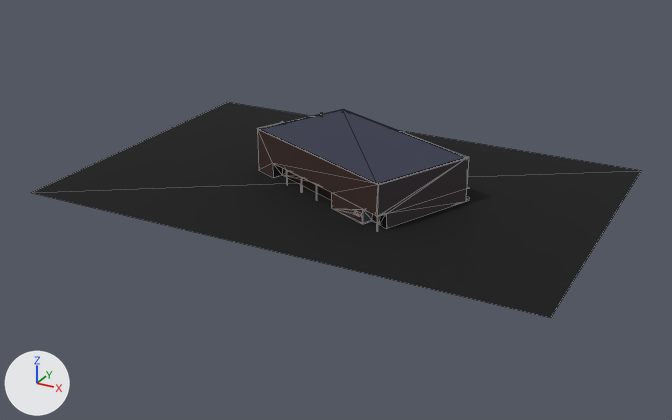
The glTF model public/twins/chatt/models/201-299-west-main-street.glb: old version first, new version second.
The view is the same before and after, from a camera (50 mm lens) standing at (130.8, -244.3, 111.4) and looking at (0.8, -8.0, -6.8). The axes (+X, +Y, +Z) are drawn at lower left. The lights are the same throughout. The older version comes first. Mesh edges are drawn as thin lines. Where no turn or scale is listed for an object, it has been applied to the vertices. Vertices at exactly the same position are counted once.

Script lines for the objects in view, before the commit:
```python
me_mesh_0 = bpy.data.meshes.new('Mesh_0')
me_mesh_0.from_pydata(...)  # 153 vertices, 298 faces; spans x -83.0..83.0, y -55.0..56.0, z -7.0..7.0
me_mesh_0.materials.append(mat_palettematerial001)  # picture img_palettebasecolor
ob_mesh_0 = bpy.data.objects.new('Mesh_0', me_mesh_0)
ob_mesh_0.location = (0.1, -0.3, 7.4)
```
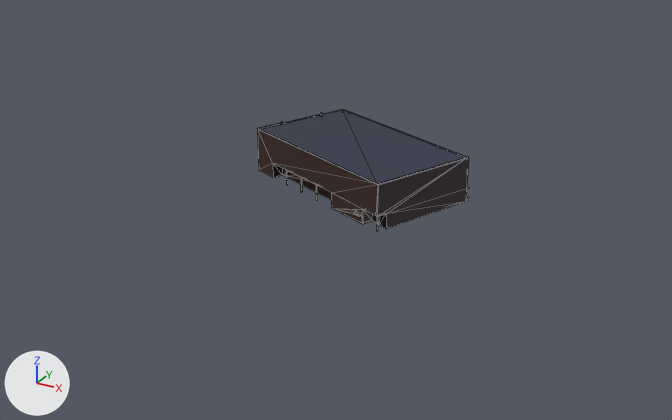
Where the newer file only moved an object's origin or applied its transform, the numbers keep the older frame.

What differs and where, as boxes [x1, y1, x2, y2] in the pictures (672 x 420 px):
```json
{"object": "Mesh_0", "change": "reshaped", "before": [31, 102, 641, 318], "after": [257, 109, 470, 231], "on screen": "65% narrower, 43% shorter"}
{"part": 1, "of": "me_mesh_0", "change": "deleted", "before": [31, 102, 641, 318]}
```

Scene script edits in JSON lines:
```json
{"block": "me_mesh_0", "where": "# used by ob_mesh_0; location = (0.1, -0.3, 7.4)"}
{"op": "remove", "block": "me_mesh_0", "code": "me_mesh_0.from_pydata(...)  # 153 vertices, 298 faces; spans x -83.0..83.0, y -55.0..56.0, z -7.0..7.0"}
{"op": "add", "block": "me_mesh_0", "code": "me_mesh_0.from_pydata(...)  # 149 vertices, 296 faces; spans x -30.0..40.0, y -29.0..29.0, z -7.0..7.0"}
{"block": "me_mesh_0", "change": "me_mesh_0 part 1: the loose piece of 4 vertices spanning x -83.0..83.0, y -55.0..56.0, z -7.0 is deleted"}
```
